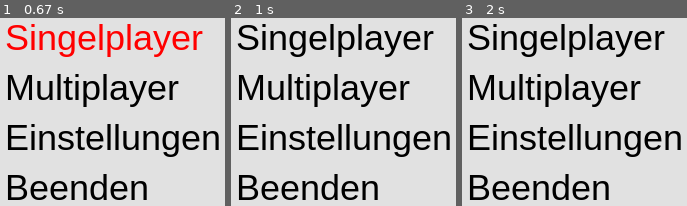
Above: before the commit, frames 1-3 (left to right).
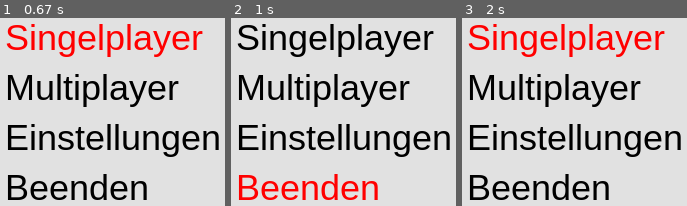
Above: after the commit, the same moments.

Repository: Keksfabrik-glitch/Panzerkiste
Game: pygame game, started from Startbildschirm.py
The game is run twice, just before and just after one commit, with the same random seed, the same clock (stepped at 60 frames per second) and the same inputs.
Inputs:
- Up to frame 1 (0.67 s): tap Enter at 0.33 s
- Up to frame 2 (1 s): hold Up from 0.67 s (still down)
- Up to frame 3 (2 s): release Up at 1.13 s; hold Down 1.17-1.47 s; hold Up 1.5-1.87 s; hold Down from 1.9 s (still down)

Frame 1 is identical in both runs. In frame 2, 3.4% of the frame differs, in the area x 3-66%, y 82-97%; in frame 3, 4.9%, in the area x 2-91%, y 3-21%.

Commit message:
Update Startbildschirm.py
Scrollen Gefixt

Diff:
--- a/Startbildschirm.py
+++ b/Startbildschirm.py
@@ -32,14 +32,15 @@
         if event.type == pygame.QUIT:
             laeuft = False
             pygame.quit()
-
-    tastatur = pygame.key.get_pressed()
-    if tastatur[pygame.K_DOWN] :
-        selected_index += 1
-    if tastatur[pygame.K_UP] :
-        selected_index += 1
-    if tastatur[pygame.K_RETURN]:
-        print(selected_index)
+        elif event.type == pygame.KEYDOWN:
+            if event.key == pygame.K_DOWN:
+                selected_index = (selected_index + 1) % len(stellen)
+            elif event.key == pygame.K_UP:
+                selected_index = (selected_index - 1) % len(stellen)
+            elif event.key == pygame.K_RETURN:
+                print("Ausgewählt:", stellen[selected_index])
+                if stellen[selected_index] == "Beenden":
+                    laeuft = False
 
 
     pygame.display.flip()
